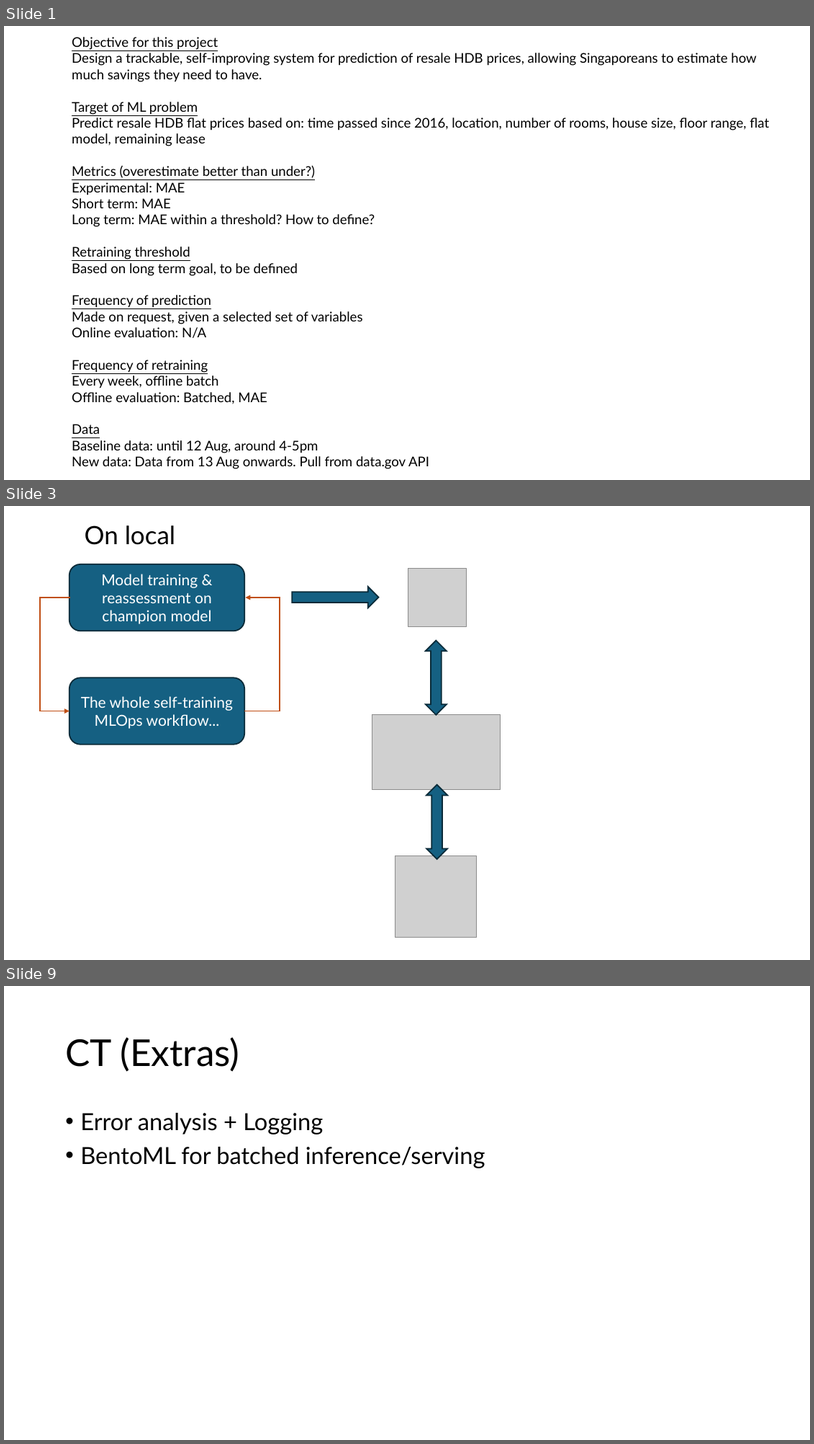
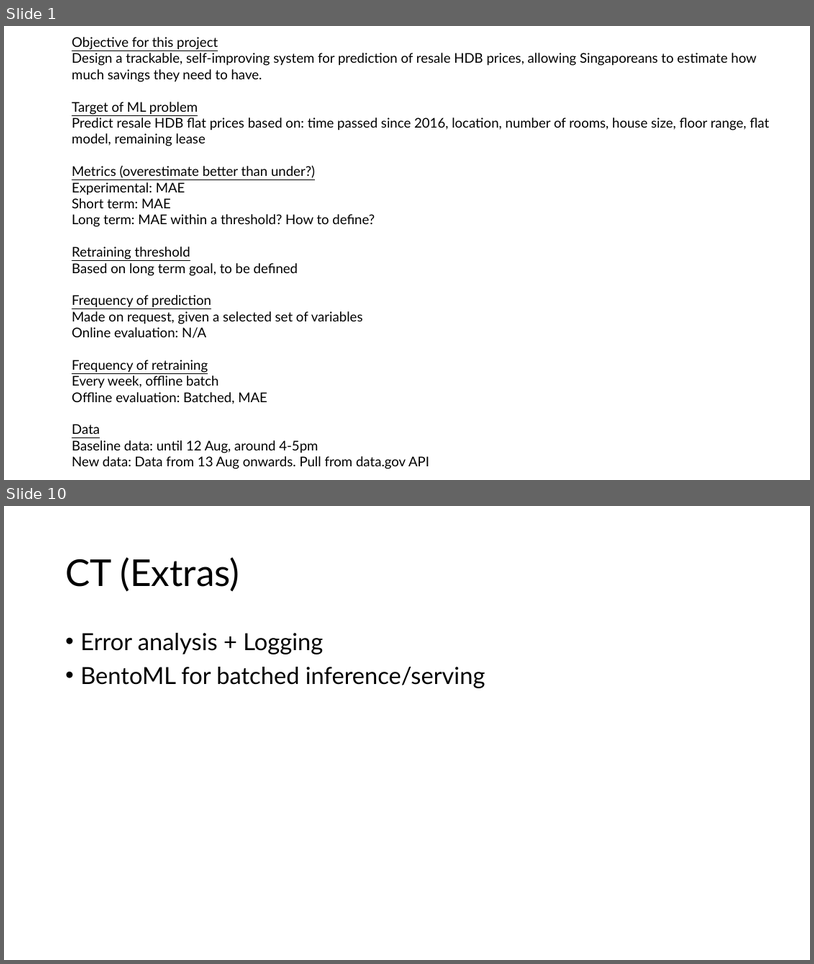
Before and after one commit to ziyu-toh/hdb-resale-prediction, a slide deck: docs/Architecture Overview.pptx. Shown one above the other, each under a label of ours: slides 1, 3 and 9 before the commit, slides 1 and 10 after it; the slides between them are not shown. The pictures are 814x1444 and 814x964 pixels, drawn with LibreOffice and Linux fonts; fonts in the diff are those of the drawing; grey boxes stand for pictures. Boxes give left, top, right and bottom in pixels: in the first picture for what was removed or moved away, otherwise in the second. Text is boxed around its words. In the diff, an @@ line names an element or a change of style, - is before the commit and + after.

```diff
--- a/docs/Architecture Overview.pptx
+++ b/docs/Architecture Overview.pptx
@@ slide 3 removed at bbox=[4, 506, 810, 960], background #FFFFFF @@
@@ text removed at bbox=[85, 525, 175, 545] @@
-On local
@@ rounded rectangle removed at bbox=[70, 564, 244, 631] @@
-Model training & reassessment on champion model
@@ picture removed at bbox=[409, 569, 467, 626] @@
@@ right arrow removed at bbox=[292, 587, 378, 608] @@
@@ elbow arrow removed from (70, 597) to (70, 711) @@
@@ elbow arrow removed from (244, 711) to (245, 597) @@
@@ up down arrow removed at bbox=[426, 641, 447, 715] @@
@@ rounded rectangle removed at bbox=[70, 678, 244, 744] @@
-The whole self-training MLOps workflow...
@@ picture removed at bbox=[373, 715, 500, 790] @@
@@ up down arrow removed at bbox=[427, 785, 448, 860] @@
@@ picture removed at bbox=[396, 856, 477, 937] @@
@@ what was slide 9 is now slide 10 @@
```
Also in this commit, not shown: 6 slides changed, 2 slides added, 1 other slide removed, 4 other files.
